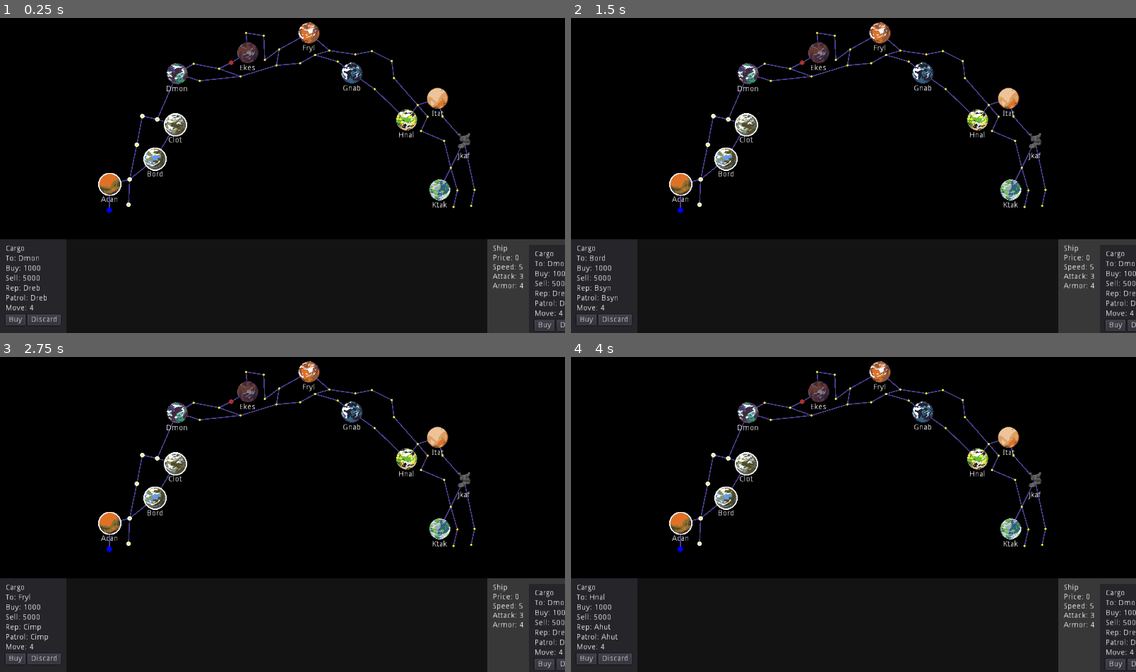
Above: before the commit, frames 1-4 (two rows, left to right).
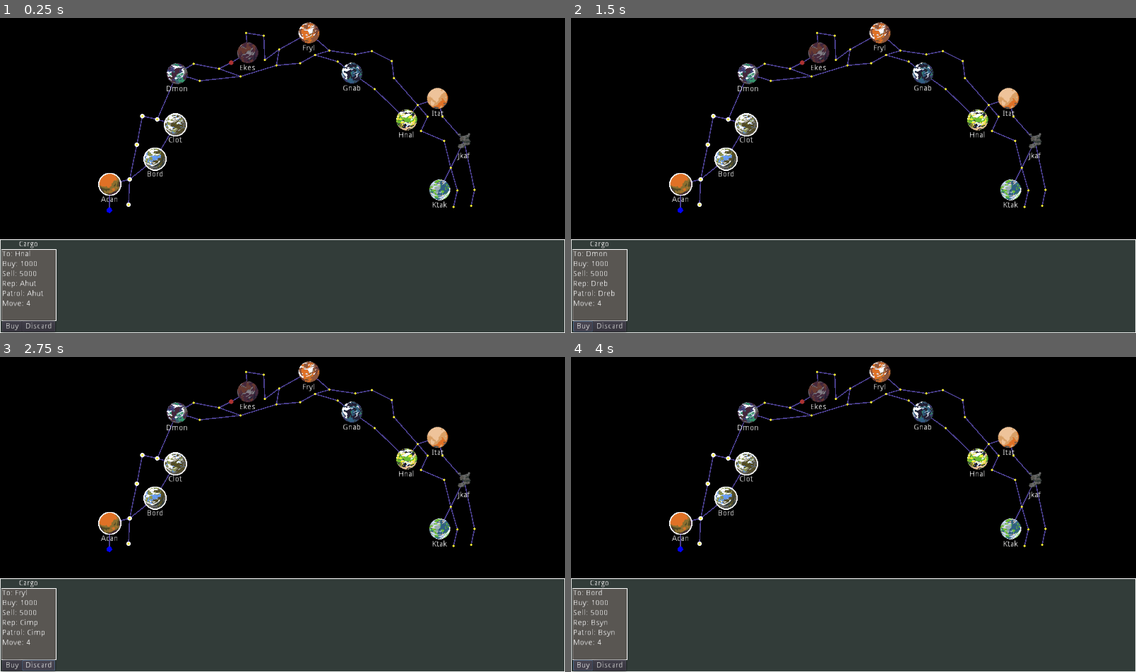
Above: after the commit, the same moments.

Repository: kosinaz/20-parsecs
Game: Godot game, scene res://ingame.tscn
Two runs of this game, one before a commit and one after it. Both use one fixed random seed, a clock stepped at 60 frames per second and the inputs below.
Inputs (mouse positions are in pixels of both pictures, inside the frame that each line leads up to):
- Up to frame 1 (0.25 s): no input
- Up to frame 2 (1.5 s): click (678, 210) at 0.52 s; click "Buy" at 1.25 s
- Up to frame 3 (2.75 s): click "Discard" at 2 s
- Up to frame 4 (4 s): click (678, 549) at 2.77 s; click "Buy" at 3.5 s

The runs differ from the first frame. In frame 1, 25% of the frame differs, in the area x 0-100%, y 70-100%; in frame 2, 25%; in frame 3, 25%; in frame 4, 25%.

Commit message:
simplify market cargo

Diff:
--- a/20 Parsecs/cargo.gd
+++ b/20 Parsecs/cargo.gd
@@ -1 +1,22 @@
 extends MarginContainer
+
+var to = ""
+var buy = 0
+var sell = 0
+var rep = ""
+var patrol = ""
+var move = 0
+
+func setup(data):
+	to = data.to
+	buy = data.buy
+	sell = data.sell
+	rep = data.rep
+	patrol = data.patrol
+	move = data.move
+	$"%To".text = to
+	$"%Buy".text = str(buy)
+	$"%Sell".text = str(sell)
+	$"%Rep".text = rep
+	$"%Patrol".text = patrol
+	$"%Move".text = str(move)
--- a/20 Parsecs/cargo.tscn
+++ b/20 Parsecs/cargo.tscn
@@ -1,146 +1,130 @@
-[gd_scene load_steps=3 format=2]
+[gd_scene load_steps=4 format=2]
 
 [ext_resource path="res://cargo.gd" type="Script" id=1]
+[ext_resource path="res://card.png" type="Texture" id=2]
 
 [sub_resource type="Theme" id=1]
 
 [node name="Cargo" type="MarginContainer"]
 script = ExtResource( 1 )
 
-[node name="Panel" type="Panel" parent="."]
-margin_right = 120.0
-margin_bottom = 166.0
+[node name="TextureRect" type="TextureRect" parent="."]
+margin_right = 100.0
+margin_bottom = 130.0
+texture = ExtResource( 2 )
 
-[node name="MarginContainer" type="MarginContainer" parent="."]
-margin_right = 120.0
-margin_bottom = 166.0
-custom_constants/margin_right = 10
-custom_constants/margin_top = 10
-custom_constants/margin_left = 10
-custom_constants/margin_bottom = 10
+[node name="MarginContainer" type="MarginContainer" parent="TextureRect"]
+anchor_right = 1.0
+anchor_bottom = 1.0
+custom_constants/margin_right = 2
+custom_constants/margin_top = 2
+custom_constants/margin_left = 2
+custom_constants/margin_bottom = 2
 
-[node name="VBoxContainer" type="VBoxContainer" parent="MarginContainer"]
-margin_left = 10.0
-margin_top = 10.0
-margin_right = 110.0
-margin_bottom = 156.0
+[node name="VBoxContainer" type="VBoxContainer" parent="TextureRect/MarginContainer"]
+margin_left = 2.0
+margin_top = 2.0
+margin_right = 98.0
+margin_bottom = 128.0
 theme = SubResource( 1 )
 
-[node name="Title" type="Label" parent="MarginContainer/VBoxContainer"]
-margin_right = 100.0
+[node name="HBoxContainer2" type="HBoxContainer" parent="TextureRect/MarginContainer/VBoxContainer"]
+margin_right = 96.0
 margin_bottom = 14.0
-text = "Cargo"
 
-[node name="HBoxContainer2" type="HBoxContainer" parent="MarginContainer/VBoxContainer"]
-margin_top = 18.0
-margin_right = 100.0
-margin_bottom = 32.0
-
-[node name="ToLabel" type="Label" parent="MarginContainer/VBoxContainer/HBoxContainer2"]
+[node name="ToLabel" type="Label" parent="TextureRect/MarginContainer/VBoxContainer/HBoxContainer2"]
 margin_right = 19.0
 margin_bottom = 14.0
 text = "To:"
 
-[node name="To" type="Label" parent="MarginContainer/VBoxContainer/HBoxContainer2"]
+[node name="To" type="Label" parent="TextureRect/MarginContainer/VBoxContainer/HBoxContainer2"]
+unique_name_in_owner = true
 margin_left = 23.0
 margin_right = 62.0
 margin_bottom = 14.0
 text = "Dmon"
 
-[node name="HBoxContainer3" type="HBoxContainer" parent="MarginContainer/VBoxContainer"]
-margin_top = 36.0
-margin_right = 100.0
-margin_bottom = 50.0
+[node name="HBoxContainer3" type="HBoxContainer" parent="TextureRect/MarginContainer/VBoxContainer"]
+margin_top = 18.0
+margin_right = 96.0
+margin_bottom = 32.0
 
-[node name="BuyLabel" type="Label" parent="MarginContainer/VBoxContainer/HBoxContainer3"]
+[node name="BuyLabel" type="Label" parent="TextureRect/MarginContainer/VBoxContainer/HBoxContainer3"]
 margin_right = 28.0
 margin_bottom = 14.0
 text = "Buy:"
 
-[node name="Buy" type="Label" parent="MarginContainer/VBoxContainer/HBoxContainer3"]
+[node name="Buy" type="Label" parent="TextureRect/MarginContainer/VBoxContainer/HBoxContainer3"]
+unique_name_in_owner = true
 margin_left = 32.0
 margin_right = 64.0
 margin_bottom = 14.0
 text = "1000"
 
-[node name="HBoxContainer4" type="HBoxContainer" parent="MarginContainer/VBoxContainer"]
-margin_top = 54.0
-margin_right = 100.0
-margin_bottom = 68.0
+[node name="HBoxContainer4" type="HBoxContainer" parent="TextureRect/MarginContainer/VBoxContainer"]
+margin_top = 36.0
+margin_right = 96.0
+margin_bottom = 50.0
 
-[node name="SellLabel" type="Label" parent="MarginContainer/VBoxContainer/HBoxContainer4"]
+[node name="SellLabel" type="Label" parent="TextureRect/MarginContainer/VBoxContainer/HBoxContainer4"]
 margin_right = 27.0
 margin_bottom = 14.0
 text = "Sell:"
 
-[node name="Sell" type="Label" parent="MarginContainer/VBoxContainer/HBoxContainer4"]
+[node name="Sell" type="Label" parent="TextureRect/MarginContainer/VBoxContainer/HBoxContainer4"]
+unique_name_in_owner = true
 margin_left = 31.0
 margin_right = 63.0
 margin_bottom = 14.0
 text = "5000"
 
-[node name="HBoxContainer5" type="HBoxContainer" parent="MarginContainer/VBoxContainer"]
-margin_top = 72.0
-margin_right = 100.0
-margin_bottom = 86.0
+[node name="HBoxContainer5" type="HBoxContainer" parent="TextureRect/MarginContainer/VBoxContainer"]
+margin_top = 54.0
+margin_right = 96.0
+margin_bottom = 68.0
 
-[node name="RepLabel" type="Label" parent="MarginContainer/VBoxContainer/HBoxContainer5"]
+[node name="RepLabel" type="Label" parent="TextureRect/MarginContainer/VBoxContainer/HBoxContainer5"]
 margin_right = 28.0
 margin_bottom = 14.0
 text = "Rep:"
 
-[node name="Rep" type="Label" parent="MarginContainer/VBoxContainer/HBoxContainer5"]
+[node name="Rep" type="Label" parent="TextureRect/MarginContainer/VBoxContainer/HBoxContainer5"]
+unique_name_in_owner = true
 margin_left = 32.0
 margin_right = 63.0
 margin_bottom = 14.0
 text = "Dreb"
 
-[node name="HBoxContainer6" type="HBoxContainer" parent="MarginContainer/VBoxContainer"]
-margin_top = 90.0
-margin_right = 100.0
-margin_bottom = 104.0
+[node name="HBoxContainer6" type="HBoxContainer" parent="TextureRect/MarginContainer/VBoxContainer"]
+margin_top = 72.0
+margin_right = 96.0
+margin_bottom = 86.0
 
-[node name="PatrolLabel" type="Label" parent="MarginContainer/VBoxContainer/HBoxContainer6"]
+[node name="PatrolLabel" type="Label" parent="TextureRect/MarginContainer/VBoxContainer/HBoxContainer6"]
 margin_right = 41.0
 margin_bottom = 14.0
 text = "Patrol:"
 
-[node name="Patrol" type="Label" parent="MarginContainer/VBoxContainer/HBoxContainer6"]
+[node name="Patrol" type="Label" parent="TextureRect/MarginContainer/VBoxContainer/HBoxContainer6"]
+unique_name_in_owner = true
 margin_left = 45.0
 margin_right = 76.0
 margin_bottom = 14.0
 text = "Dreb"
 
-[node name="HBoxContainer7" type="HBoxContainer" parent="MarginContainer/VBoxContainer"]
-margin_top = 108.0
-margin_right = 100.0
-margin_bottom = 122.0
+[node name="HBoxContainer7" type="HBoxContainer" parent="TextureRect/MarginContainer/VBoxContainer"]
+margin_top = 90.0
+margin_right = 96.0
+margin_bottom = 104.0
 
-[node name="MoveLabel" type="Label" parent="MarginContainer/VBoxContainer/HBoxContainer7"]
+[node name="MoveLabel" type="Label" parent="TextureRect/MarginContainer/VBoxContainer/HBoxContainer7"]
 margin_right = 39.0
 margin_bottom = 14.0
 text = "Move:"
 
-[node name="Move" type="Label" parent="MarginContainer/VBoxContainer/HBoxContainer7"]
+[node name="Move" type="Label" parent="TextureRect/MarginContainer/VBoxContainer/HBoxContainer7"]
+unique_name_in_owner = true
 margin_left = 43.0
 margin_right = 51.0
 margin_bottom = 14.0
 text = "4"
-
-[node name="HBoxContainer" type="HBoxContainer" parent="MarginContainer/VBoxContainer"]
-margin_top = 126.0
-margin_right = 100.0
-margin_bottom = 146.0
-
-[node name="BuyButton" type="Button" parent="MarginContainer/VBoxContainer/HBoxContainer"]
-unique_name_in_owner = true
-margin_right = 36.0
-margin_bottom = 20.0
-text = "Buy"
-
-[node name="DiscardButton" type="Button" parent="MarginContainer/VBoxContainer/HBoxContainer"]
-unique_name_in_owner = true
-margin_left = 40.0
-margin_right = 100.0
-margin_bottom = 20.0
-text = "Discard"
--- a/20 Parsecs/cargo1.tscn
+++ /dev/null
@@ -1,15 +0,0 @@
-[gd_scene load_steps=2 format=2]
-
-[ext_resource path="res://cargo.tscn" type="PackedScene" id=1]
-
-[node name="Cargo1" type="MarginContainer"]
-anchor_right = 1.0
-anchor_bottom = 1.0
-margin_right = -904.0
-margin_bottom = -410.0
-
-[node name="Cargo" parent="." instance=ExtResource( 1 )]
-margin_right = 120.0
-margin_bottom = 166.0
-
-[editable path="Cargo"]
--- a/20 Parsecs/cargo2.tscn
+++ /dev/null
@@ -1,27 +0,0 @@
-[gd_scene load_steps=2 format=2]
-
-[ext_resource path="res://cargo.tscn" type="PackedScene" id=1]
-
-[node name="Cargo2" type="MarginContainer"]
-anchor_right = 1.0
-anchor_bottom = 1.0
-margin_right = -904.0
-margin_bottom = -410.0
-
-[node name="Cargo" parent="." instance=ExtResource( 1 )]
-margin_right = 120.0
-margin_bottom = 166.0
-
-[node name="To" parent="Cargo/MarginContainer/VBoxContainer/HBoxContainer2" index="1"]
-margin_right = 46.0
-text = "Fryl"
-
-[node name="Rep" parent="Cargo/MarginContainer/VBoxContainer/HBoxContainer5" index="1"]
-margin_right = 65.0
-text = "Cimp"
-
-[node name="Patrol" parent="Cargo/MarginContainer/VBoxContainer/HBoxContainer6" index="1"]
-margin_right = 78.0
-text = "Cimp"
-
-[editable path="Cargo"]
--- a/20 Parsecs/cargo3.tscn
+++ /dev/null
@@ -1,25 +0,0 @@
-[gd_scene load_steps=2 format=2]
-
-[ext_resource path="res://cargo.tscn" type="PackedScene" id=1]
-
-[node name="Cargo3" type="MarginContainer"]
-anchor_right = 1.0
-anchor_bottom = 1.0
-margin_right = -904.0
-margin_bottom = -410.0
-
-[node name="Cargo" parent="." instance=ExtResource( 1 )]
-margin_right = 120.0
-margin_bottom = 166.0
-
-[node name="To" parent="Cargo/MarginContainer/VBoxContainer/HBoxContainer2" index="1"]
-margin_right = 53.0
-text = "Bord"
-
-[node name="Rep" parent="Cargo/MarginContainer/VBoxContainer/HBoxContainer5" index="1"]
-text = "Bsyn"
-
-[node name="Patrol" parent="Cargo/MarginContainer/VBoxContainer/HBoxContainer6" index="1"]
-text = "Bsyn"
-
-[editable path="Cargo"]
--- a/20 Parsecs/cargo4.tscn
+++ /dev/null
@@ -1,27 +0,0 @@
-[gd_scene load_steps=2 format=2]
-
-[ext_resource path="res://cargo.tscn" type="PackedScene" id=1]
-
-[node name="Cargo4" type="MarginContainer"]
-anchor_right = 1.0
-anchor_bottom = 1.0
-margin_right = -904.0
-margin_bottom = -410.0
-
-[node name="Cargo" parent="." instance=ExtResource( 1 )]
-margin_right = 120.0
-margin_bottom = 166.0
-
-[node name="To" parent="Cargo/MarginContainer/VBoxContainer/HBoxContainer2" index="1"]
-margin_right = 52.0
-text = "Hnal"
-
-[node name="Rep" parent="Cargo/MarginContainer/VBoxContainer/HBoxContainer5" index="1"]
-margin_right = 62.0
-text = "Ahut"
-
-[node name="Patrol" parent="Cargo/MarginContainer/VBoxContainer/HBoxContainer6" index="1"]
-margin_right = 75.0
-text = "Ahut"
-
-[editable path="Cargo"]
--- a/20 Parsecs/cargo_market.gd
+++ /dev/null
@@ -1,26 +0,0 @@
-extends MarginContainer
-
-var cargos = []
-
-# Called when the node enters the scene tree for the first time.
-func _ready():
-	cargos = $Cargos.get_children()
-	for cargo in cargos:
-		cargo.hide()
-		cargo.get_node("Cargo").get_node("%BuyButton").connect("pressed", self, "_on_buy_pressed", [cargo])
-		cargo.get_node("Cargo").get_node("%DiscardButton").connect("pressed", self, "_on_discard_pressed", [cargo])
-	randomize()
-	cargos.shuffle()
-	cargos[0].show()
-
-func _on_buy_pressed(cargo):
-	cargo.hide()
-	cargos.remove(0)
-	cargos[0].show()
-
-func _on_discard_pressed(cargo):
-	cargo.hide()
-	cargos.append(cargos[0])
-	cargos.remove(0)
-	cargos[0].show()
-	print(cargos)
--- a/20 Parsecs/cargo_market.tscn
+++ /dev/null
@@ -1,43 +0,0 @@
-[gd_scene load_steps=6 format=2]
-
-[ext_resource path="res://cargo1.tscn" type="PackedScene" id=1]
-[ext_resource path="res://cargo2.tscn" type="PackedScene" id=2]
-[ext_resource path="res://cargo_market.gd" type="Script" id=3]
-[ext_resource path="res://cargo4.tscn" type="PackedScene" id=4]
-[ext_resource path="res://cargo3.tscn" type="PackedScene" id=5]
-
-[node name="CargoMarket" type="MarginContainer"]
-margin_right = 40.0
-margin_bottom = 40.0
-script = ExtResource( 3 )
-
-[node name="Cargos" type="HBoxContainer" parent="."]
-margin_right = 492.0
-margin_bottom = 166.0
-
-[node name="Cargo1" parent="Cargos" instance=ExtResource( 1 )]
-anchor_right = 0.0
-anchor_bottom = 0.0
-margin_right = 120.0
-margin_bottom = 166.0
-
-[node name="Cargo2" parent="Cargos" instance=ExtResource( 2 )]
-anchor_right = 0.0
-anchor_bottom = 0.0
-margin_left = 124.0
-margin_right = 244.0
-margin_bottom = 166.0
-
-[node name="Cargo3" parent="Cargos" instance=ExtResource( 5 )]
-anchor_right = 0.0
-anchor_bottom = 0.0
-margin_left = 248.0
-margin_right = 368.0
-margin_bottom = 166.0
-
-[node name="Cargo4" parent="Cargos" instance=ExtResource( 4 )]
-anchor_right = 0.0
-anchor_bottom = 0.0
-margin_left = 372.0
-margin_right = 492.0
-margin_bottom = 166.0
--- /dev/null
+++ b/20 Parsecs/cargos.gd
@@ -0,0 +1,37 @@
+extends Node
+class_name Cargos
+
+var deck = [
+	{
+		"to": "Hnal",
+		"buy": 1000,
+		"sell": 5000,
+		"rep": "Ahut",
+		"patrol": "Ahut",
+		"move": 4,
+	},
+	{
+		"to": "Bord",
+		"buy": 1000,
+		"sell": 5000,
+		"rep": "Bsyn",
+		"patrol": "Bsyn",
+		"move": 4,
+	},
+	{
+		"to": "Fryl",
+		"buy": 1000,
+		"sell": 5000,
+		"rep": "Cimp",
+		"patrol": "Cimp",
+		"move": 4,
+	},
+	{
+		"to": "Dmon",
+		"buy": 1000,
+		"sell": 5000,
+		"rep": "Dreb",
+		"patrol": "Dreb",
+		"move": 4,
+	},
+]
--- a/20 Parsecs/ingame.gd
+++ b/20 Parsecs/ingame.gd
@@ -1,6 +1,7 @@
 extends Node2D
 
 var astar = AStar2D.new()
+var market_cargos = []
 
 func _ready():
 	for space in $Spaces.get_children():
@@ -14,8 +15,20 @@
 		if space.space_4 > 0 and space.space_4 < space.id:
 			astar.connect_points(space.id, space.space_4, true)
 	$Player.move_to(1)
+	market_cargos.append_array(Cargos.new().deck)
+	randomize()
+	market_cargos.shuffle()
+	$"%Cargo".setup(market_cargos[0])
 
 func _draw():
 	for id in range(1, astar.get_point_count() + 1):
 		for next_id in astar.get_point_connections(id):
 			draw_line(astar.get_point_position(id), astar.get_point_position(next_id), Color.darkslateblue, 2)
+
+func _on_market_cargo_buy_pressed():
+	market_cargos.pop_front()
+	$"%Cargo".setup(market_cargos[0])
+
+func _on_market_cargo_discard_pressed():
+	market_cargos.append(market_cargos.pop_front())
+	$"%Cargo".setup(market_cargos[0])
--- a/20 Parsecs/ingame.tscn
+++ b/20 Parsecs/ingame.tscn
@@ -1,9 +1,9 @@
-[gd_scene load_steps=31 format=2]
+[gd_scene load_steps=30 format=2]
 
 [ext_resource path="res://player.tscn" type="PackedScene" id=1]
 [ext_resource path="res://space.tscn" type="PackedScene" id=2]
 [ext_resource path="res://ingame.gd" type="Script" id=3]
-[ext_resource path="res://cargo_market.tscn" type="PackedScene" id=4]
+[ext_resource path="res://cargo.tscn" type="PackedScene" id=4]
 [ext_resource path="res://planet-03-off.png" type="Texture" id=5]
 [ext_resource path="res://planet-03-on.png" type="Texture" id=6]
 [ext_resource path="res://planet-02-on.png" type="Texture" id=7]
@@ -28,10 +28,7 @@
 [ext_resource path="res://planet-11-off.png" type="Texture" id=26]
 [ext_resource path="res://maelstrom-off.png" type="Texture" id=27]
 [ext_resource path="res://maelstrom-on.png" type="Texture" id=28]
-[ext_resource path="res://ship.tscn" type="PackedScene" id=29]
-
-[sub_resource type="StyleBoxFlat" id=2]
-bg_color = Color( 0.0745098, 0.0745098, 0.0745098, 1 )
+[ext_resource path="res://hud.png" type="Texture" id=29]
 
 [node name="Map" type="Node2D"]
 script = ExtResource( 3 )
@@ -363,42 +360,83 @@
 space_1 = 45
 
 [node name="Player" parent="." instance=ExtResource( 1 )]
-position = Vector2( 200, 446 )
 
 [node name="CanvasLayer" type="CanvasLayer" parent="."]
 
-[node name="MarginContainer3" type="MarginContainer" parent="CanvasLayer"]
+[node name="TextureRect" type="TextureRect" parent="CanvasLayer"]
+anchor_left = 0.5
+anchor_top = 1.0
+anchor_right = 0.5
+anchor_bottom = 1.0
+margin_left = -512.0
+margin_top = -170.0
+margin_right = 512.0
+texture = ExtResource( 29 )
+
+[node name="Market" type="MarginContainer" parent="CanvasLayer"]
 margin_top = 406.0
 margin_right = 1024.0
-margin_bottom = 576.0
-
-[node name="Panel" type="Panel" parent="CanvasLayer/MarginContainer3"]
-margin_right = 1024.0
-margin_bottom = 170.0
-custom_styles/panel = SubResource( 2 )
-
-[node name="MarginContainer" type="MarginContainer" parent="CanvasLayer/MarginContainer3/Panel"]
-anchor_bottom = 1.0
-margin_right = 120.0
-
-[node name="Market" type="HBoxContainer" parent="CanvasLayer/MarginContainer3/Panel/MarginContainer"]
+margin_bottom = 582.0
+custom_constants/margin_right = 2
+custom_constants/margin_left = 2
+
+[node name="HBoxContainer" type="HBoxContainer" parent="CanvasLayer/Market"]
+margin_left = 2.0
+margin_right = 1022.0
+margin_bottom = 176.0
+
+[node name="VBoxContainer" type="VBoxContainer" parent="CanvasLayer/Market/HBoxContainer"]
+margin_right = 100.0
+margin_bottom = 176.0
+custom_constants/separation = 0
+
+[node name="MarginContainer" type="MarginContainer" parent="CanvasLayer/Market/HBoxContainer/VBoxContainer"]
+margin_right = 100.0
+margin_bottom = 18.0
+custom_constants/margin_right = 2
+custom_constants/margin_top = 2
+custom_constants/margin_left = 2
+custom_constants/margin_bottom = 2
+
+[node name="Label" type="Label" parent="CanvasLayer/Market/HBoxContainer/VBoxContainer/MarginContainer"]
+margin_left = 2.0
+margin_top = 2.0
+margin_right = 98.0
+margin_bottom = 16.0
+text = "Cargo"
+align = 1
+
+[node name="MarginContainer2" type="MarginContainer" parent="CanvasLayer/Market/HBoxContainer/VBoxContainer"]
+margin_top = 18.0
+margin_right = 100.0
+margin_bottom = 148.0
+
+[node name="Cargo" parent="CanvasLayer/Market/HBoxContainer/VBoxContainer/MarginContainer2" instance=ExtResource( 4 )]
 unique_name_in_owner = true
-margin_right = 244.0
-margin_bottom = 170.0
-
-[node name="MarginContainer" parent="CanvasLayer/MarginContainer3/Panel/MarginContainer/Market" instance=ExtResource( 4 )]
-margin_right = 244.0
-margin_bottom = 170.0
-
-[node name="MarginContainer2" type="MarginContainer" parent="CanvasLayer/MarginContainer3/Panel"]
-anchor_left = 1.0
-anchor_right = 1.0
-anchor_bottom = 1.0
-margin_left = -141.0
-
-[node name="Ship" parent="CanvasLayer/MarginContainer3/Panel/MarginContainer2" instance=ExtResource( 29 )]
-margin_right = 206.0
-margin_bottom = 186.0
+margin_right = 100.0
+margin_bottom = 130.0
+
+[node name="HBoxContainer" type="HBoxContainer" parent="CanvasLayer/Market/HBoxContainer/VBoxContainer"]
+margin_top = 148.0
+margin_right = 100.0
+margin_bottom = 168.0
+custom_constants/separation = 0
+alignment = 1
+
+[node name="MarketCargoBuy" type="Button" parent="CanvasLayer/Market/HBoxContainer/VBoxContainer/HBoxContainer"]
+margin_left = 2.0
+margin_right = 38.0
+margin_bottom = 20.0
+text = "Buy"
+
+[node name="MarketCargoDiscard" type="Button" parent="CanvasLayer/Market/HBoxContainer/VBoxContainer/HBoxContainer"]
+margin_left = 38.0
+margin_right = 98.0
+margin_bottom = 20.0
+text = "Discard"
+
+[connection signal="pressed" from="CanvasLayer/Market/HBoxContainer/VBoxContainer/HBoxContainer/MarketCargoBuy" to="." method="_on_market_cargo_buy_pressed"]
+[connection signal="pressed" from="CanvasLayer/Market/HBoxContainer/VBoxContainer/HBoxContainer/MarketCargoDiscard" to="." method="_on_market_cargo_discard_pressed"]
 
 [editable path="Spaces/Space3"]
 [editable path="Spaces/Space5"]
--- a/20 Parsecs/project.godot
+++ b/20 Parsecs/project.godot
@@ -9,12 +9,18 @@
 config_version=4
 
 _global_script_classes=[ {
+"base": "Node",
+"class": "Cargos",
+"language": "GDScript",
+"path": "res://cargos.gd"
+}, {
 "base": "Node2D",
 "class": "Space",
 "language": "GDScript",
 "path": "res://space.gd"
 } ]
 _global_script_class_icons={
+"Cargos": "",
 "Space": ""
 }
 
--- a/20 Parsecs/ship.tscn
+++ b/20 Parsecs/ship.tscn
@@ -1,6 +1,6 @@
 [gd_scene load_steps=4 format=2]
 
-[ext_resource path="res://cargo.tscn" type="PackedScene" id=1]
+[ext_resource path="res://market.tscn" type="PackedScene" id=1]
 
 [sub_resource type="StyleBoxFlat" id=2]
 bg_color = Color( 0.219608, 0.219608, 0.219608, 1 )
@@ -13,31 +13,30 @@
 rect_pivot_offset = Vector2( -208, -24 )
 
 [node name="Panel" type="Panel" parent="."]
-margin_right = 182.0
-margin_bottom = 166.0
+margin_right = 176.0
+margin_bottom = 124.0
 custom_styles/panel = SubResource( 2 )
 
-[node name="MarginContainer" type="MarginContainer" parent="."]
-margin_right = 182.0
-margin_bottom = 166.0
+[node name="HBoxContainer" type="HBoxContainer" parent="."]
+margin_right = 176.0
+margin_bottom = 124.0
+
+[node name="MarginContainer" type="MarginContainer" parent="HBoxContainer"]
+margin_right = 76.0
+margin_bottom = 124.0
 custom_constants/margin_right = 10
 custom_constants/margin_top = 10
 custom_constants/margin_left = 10
 custom_constants/margin_bottom = 10
 
-[node name="HBoxContainer" type="HBoxContainer" parent="MarginContainer"]
+[node name="VBoxContainer" type="VBoxContainer" parent="HBoxContainer/MarginContainer"]
 margin_left = 10.0
 margin_top = 10.0
-margin_right = 172.0
-margin_bottom = 156.0
-custom_constants/separation = 10
-
-[node name="VBoxContainer" type="VBoxContainer" parent="MarginContainer/HBoxContainer"]
-margin_right = 56.0
-margin_bottom = 146.0
+margin_right = 66.0
+margin_bottom = 114.0
 theme = SubResource( 1 )
 
-[node name="Label" type="Label" parent="MarginContainer/HBoxContainer/VBoxContainer"]
+[node name="Label" type="Label" parent="HBoxContainer/MarginContainer/VBoxContainer"]
 margin_right = 56.0
 margin_bottom = 82.0
 text = "Ship
@@ -46,58 +45,17 @@
 Attack: 3
 Armor: 4"
 
-[node name="VBoxContainer2" type="VBoxContainer" parent="MarginContainer/HBoxContainer"]
-margin_left = 66.0
-margin_right = 162.0
-margin_bottom = 146.0
+[node name="MarginContainer2" type="MarginContainer" parent="HBoxContainer"]
+margin_left = 80.0
+margin_right = 176.0
+margin_bottom = 124.0
 
-[node name="Cargo" parent="MarginContainer/HBoxContainer/VBoxContainer2" instance=ExtResource( 1 )]
+[node name="CargoSet" parent="HBoxContainer/MarginContainer2" instance=ExtResource( 1 )]
+anchor_left = 0.0
+anchor_top = 0.0
+anchor_right = 0.0
+anchor_bottom = 0.0
+margin_left = 0.0
+margin_top = 0.0
 margin_right = 96.0
-margin_bottom = 146.0
-
-[node name="Panel" parent="MarginContainer/HBoxContainer/VBoxContainer2/Cargo" index="0"]
-margin_right = 96.0
-margin_bottom = 146.0
-
-[node name="MarginContainer" parent="MarginContainer/HBoxContainer/VBoxContainer2/Cargo" index="1"]
-margin_right = 96.0
-margin_bottom = 146.0
-
-[node name="VBoxContainer" parent="MarginContainer/HBoxContainer/VBoxContainer2/Cargo/MarginContainer" index="0"]
-margin_right = 86.0
-margin_bottom = 136.0
-
-[node name="Title" parent="MarginContainer/HBoxContainer/VBoxContainer2/Cargo/MarginContainer/VBoxContainer" index="0"]
-margin_right = 76.0
-
-[node name="HBoxContainer2" parent="MarginContainer/HBoxContainer/VBoxContainer2/Cargo/MarginContainer/VBoxContainer" index="1"]
-margin_right = 76.0
-
-[node name="HBoxContainer3" parent="MarginContainer/HBoxContainer/VBoxContainer2/Cargo/MarginContainer/VBoxContainer" index="2"]
-margin_right = 76.0
-
-[node name="HBoxContainer4" parent="MarginContainer/HBoxContainer/VBoxContainer2/Cargo/MarginContainer/VBoxContainer" index="3"]
-margin_right = 76.0
-
-[node name="HBoxContainer5" parent="MarginContainer/HBoxContainer/VBoxContainer2/Cargo/MarginContainer/VBoxContainer" index="4"]
-margin_right = 76.0
-
-[node name="HBoxContainer6" parent="MarginContainer/HBoxContainer/VBoxContainer2/Cargo/MarginContainer/VBoxContainer" index="5"]
-margin_right = 76.0
-
-[node name="HBoxContainer7" parent="MarginContainer/HBoxContainer/VBoxContainer2/Cargo/MarginContainer/VBoxContainer" index="6"]
-margin_right = 76.0
-
-[node name="HBoxContainer" parent="MarginContainer/HBoxContainer/VBoxContainer2/Cargo/MarginContainer/VBoxContainer" index="7"]
-margin_right = 76.0
-margin_bottom = 126.0
-
-[node name="Buy" parent="MarginContainer/HBoxContainer/VBoxContainer2/Cargo/MarginContainer/VBoxContainer/HBoxContainer" index="0"]
-visible = false
-
-[node name="Discard" parent="MarginContainer/HBoxContainer/VBoxContainer2/Cargo/MarginContainer/VBoxContainer/HBoxContainer" index="1"]
-visible = false
-margin_left = 0.0
-margin_right = 60.0
-
-[editable path="MarginContainer/HBoxContainer/VBoxContainer2/Cargo"]
+margin_bottom = 124.0
Binary file added: 20 Parsecs/card.png
Not shown, added: 20 Parsecs/card.png.import
Binary file added: 20 Parsecs/hud.png
Not shown, added: 20 Parsecs/hud.png.import
